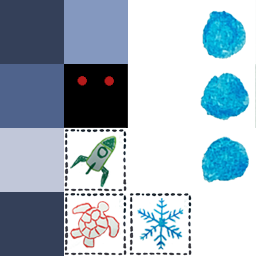
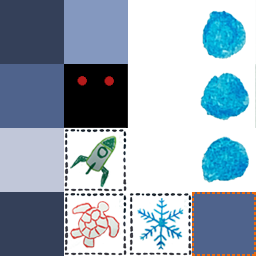
Comparing the layer stacks of the two 256 x 256 images. Changes:
added layer "Calque 11" above "Calque 5" over (x1=192, y1=192, x2=256, y2=194)
painted on "Calque 5" over (x1=192, y1=192, x2=256, y2=256)
